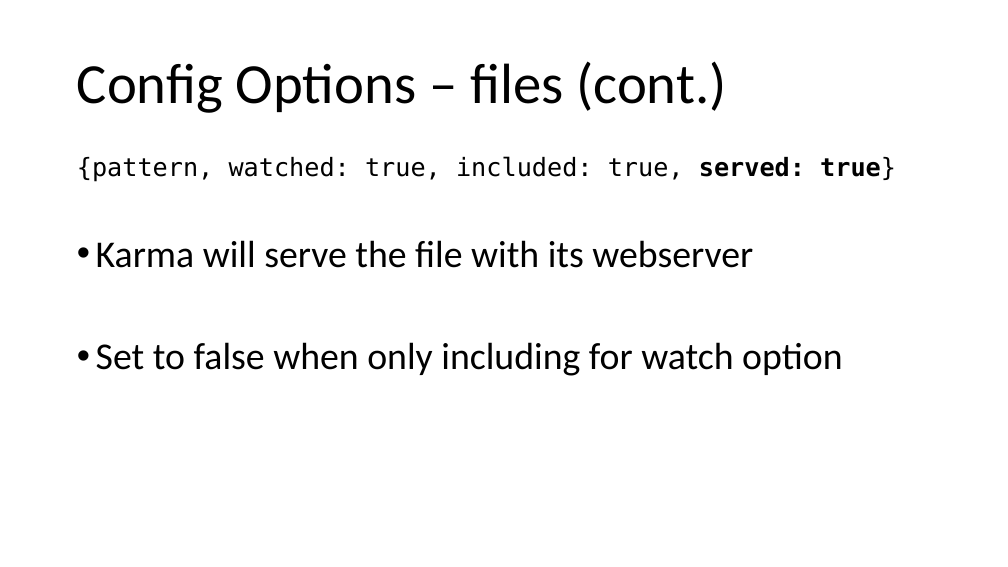
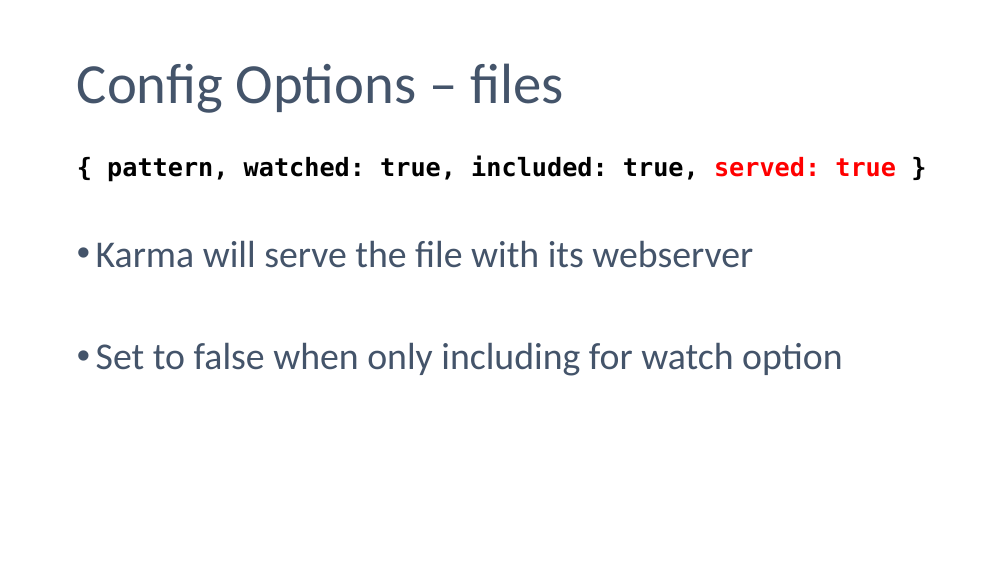
Before and after one commit to phillipskevin/karma-demo, a slide deck: slide 9 of karma-demo-slides.pptx. Drawn at 1008x567 pixels with LibreOffice and Linux fonts; fonts in the diff are those of the drawing. Boxes give left, top, right and bottom in pixels: in the first picture for what was removed or moved away, otherwise in the second. Text is boxed around its words. In the diff, an @@ line names an element or a change of style, - is before the commit and + after.

Commit message:
updating fonts to make it clear what is code/configuration

```diff
--- a/karma-demo-slides.pptx
+++ b/karma-demo-slides.pptx
@@ title at [77, 63, 563, 113]: text changed; text colour #000000 to #44546A @@
-Config Options – files (cont.)
+Config Options – files
@@ text at [107, 155, 896, 182]: text changed; bold on @@
-{pattern, watched: true, included: true, served: true}
+{ pattern, watched: true, included: true, served: true }
@@ text at [96, 240, 842, 376]: text colour #000000 to #44546A in "Karma will serve the file with its ...", "Set to false when only including for ..." @@
```
Also in this commit, not shown: 14 other slides changed.
